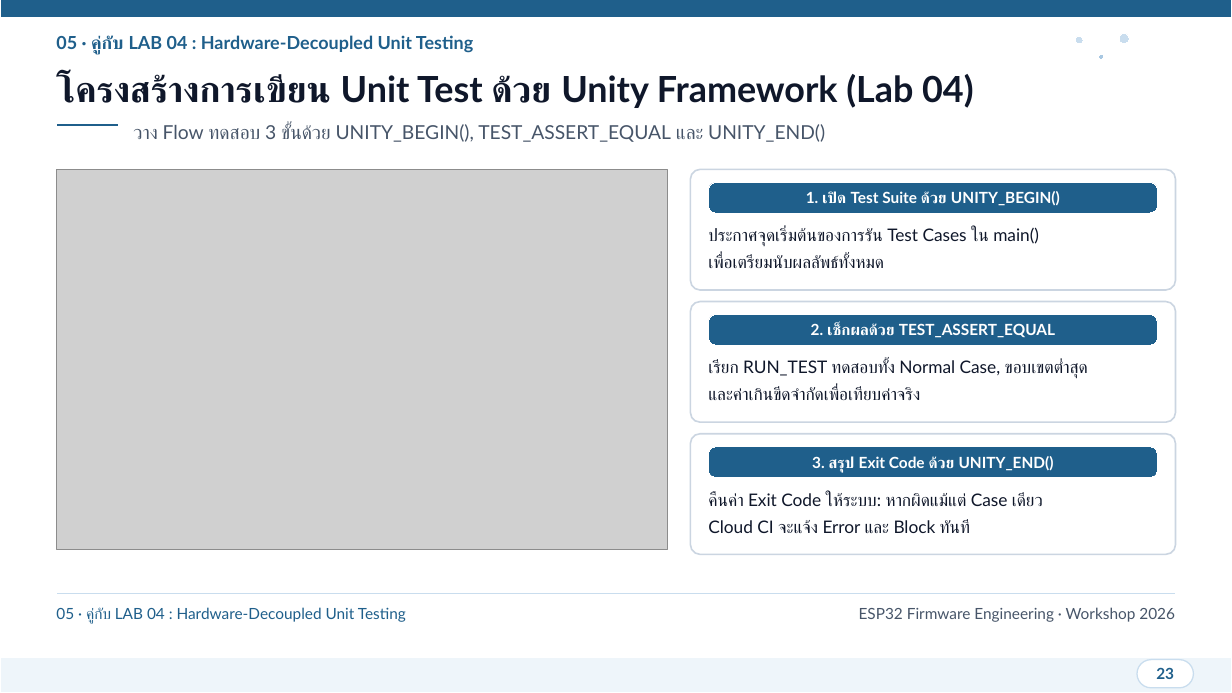
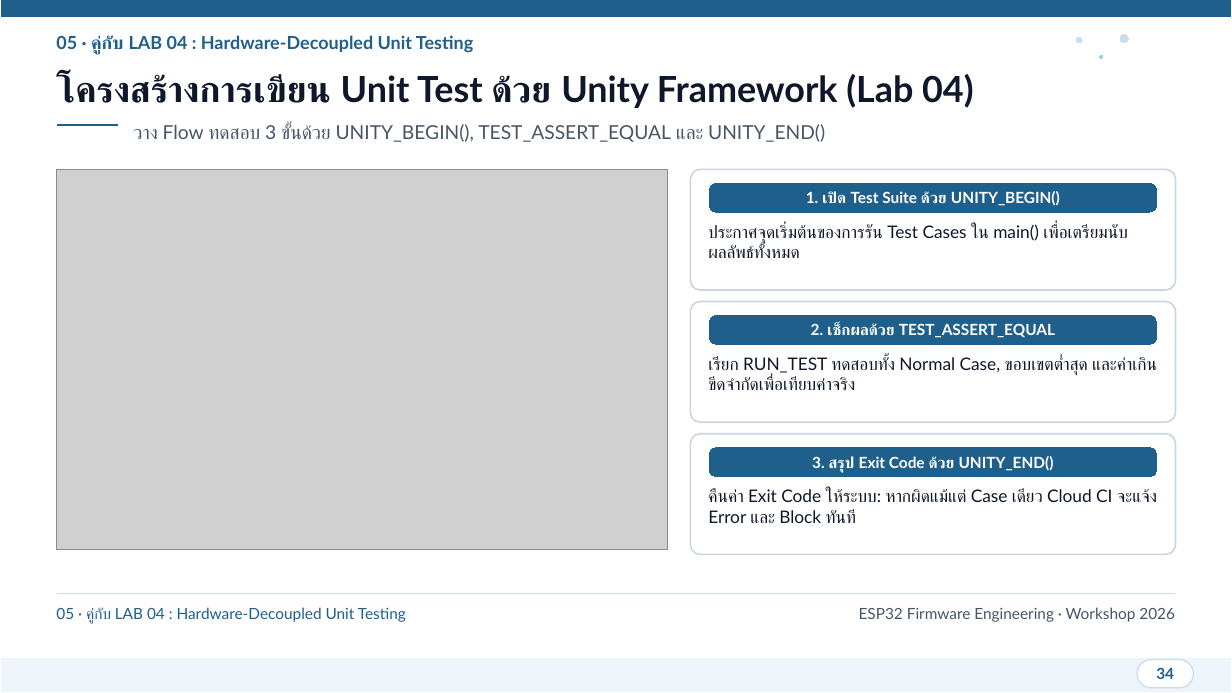
Before and after one commit to SavEe2429/git-practice, a slide deck: slide 34 of presentation/ESP32_Git_CICD_Workshop.pptx (slide 23 before the commit). Drawn at 1232x693 pixels with LibreOffice and Linux fonts; fonts in the diff are those of the drawing; grey boxes stand for pictures. Boxes give left, top, right and bottom in pixels: in the first picture for what was removed or moved away, otherwise in the second. Text is boxed around its words. In the diff, an @@ line names an element or a change of style, - is before the commit and + after.

```diff
--- a/presentation/ESP32_Git_CICD_Workshop.pptx
+++ b/presentation/ESP32_Git_CICD_Workshop.pptx
@@ text at [708,224,1115,258]: text changed @@
-ประกาศจุดเริ่มต้นของการรัน Test Cases ใน main()
-เพื่อเตรียมนับผลลัพธ์ทั้งหมด
+ประกาศจุดเริ่มต้นของการรัน Test Cases ใน main() เพื่อเตรียมนับผลลัพธ์ทั้งหมด
@@ text at [708,357,1157,390]: text changed @@
-เรียก RUN_TEST ทดสอบทั้ง Normal Case, ขอบเขตต่ำสุด
-และค่าเกินขีดจำกัดเพื่อเทียบค่าจริง
+เรียก RUN_TEST ทดสอบทั้ง Normal Case, ขอบเขตต่ำสุด และค่าเกินขีดจำกัดเพื่อเทียบค่าจริง
@@ text at [708,489,1157,523]: text changed @@
-คืนค่า Exit Code ให้ระบบ: หากผิดแม้แต่ Case เดียว
-Cloud CI จะแจ้ง Error และ Block ทันที
+คืนค่า Exit Code ให้ระบบ: หากผิดแม้แต่ Case เดียว Cloud CI จะแจ้ง Error และ Block ทันที
@@ text at [1156,667,1174,679]: text changed @@
-23
+34
```
Also in this commit, not shown: 27 other slides changed, 11 slides added, 1 other file.
